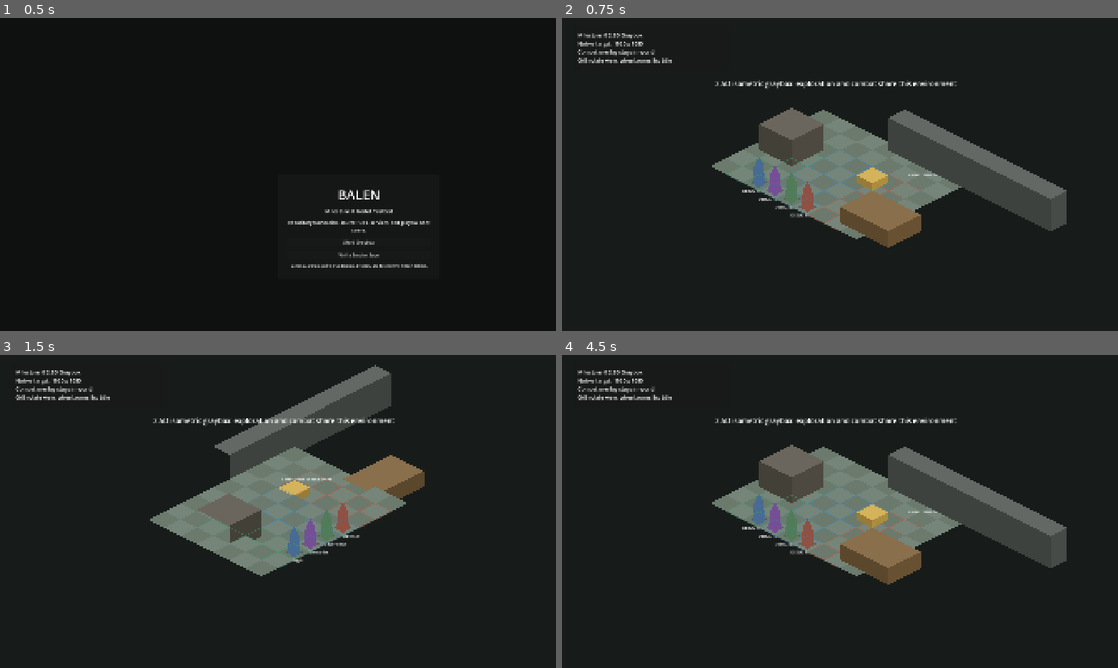
Above: before the commit, frames 1-4 (two rows, left to right).
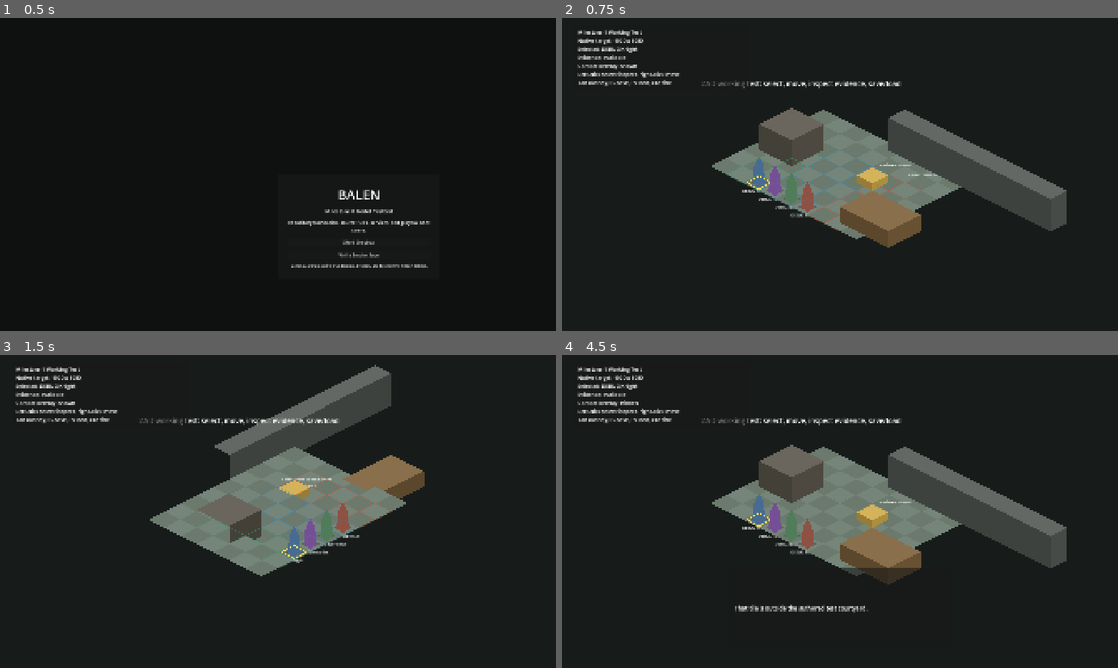
Above: after the commit, the same moments.

Repository: NovakNaumann/balen
Game: Godot game, scene res://scenes/ui/title_screen.tscn
The game is run twice, just before and just after one commit, with the same random seed, the same clock (stepped at 60 frames per second) and the same inputs.
Inputs (mouse positions are in pixels of both pictures, inside the frame that each line leads up to):
- Up to frame 1 (0.5 s): no input
- Up to frame 2 (0.75 s): click "Start Graybox" at 0.5 s
- Up to frame 3 (1.5 s): tap Enter at 1.25 s; move the mouse to (400, 495) at 1.27 s; tap Q (camera_rotate_left) at 1.35 s; click (400, 495) at 1.42 s
- Up to frame 4 (4.5 s): tap E (camera_rotate_right) at 1.55 s; tap Space at 2, 3.5 s; drag from (728, 527) to (812, 574) at 2.02 s; tap Enter at 2.75, 4.25 s; move the mouse to (895, 442) at 2.77 s; right-click (895, 442) at 2.85 s; click (895, 442) at 3.05 s; drag from (812, 574) to (673, 464) at 3.52 s; move the mouse to (1006, 558) at 4.27 s; tap Tab (toggle_combat_overlay, bound only after the commit) at 4.35 s; click (1006, 558) at 4.42 s

Frame 1 is identical in both runs. In frame 2, 1.9% of the frame differs, in the area x 2-71%, y 3-55%; in frame 3, 1.9%; in frame 4, 3.1%, in the area x 2-71%, y 3-83%.

Commit message:
Add first working exploration test

Diff:
--- a/balen/scripts/autoload/DebugService.gd
+++ b/balen/scripts/autoload/DebugService.gd
@@ -41,6 +41,9 @@
 	_ensure_mouse_action("zoom_out", MOUSE_BUTTON_WHEEL_DOWN)
 	_ensure_key_action("open_journal", KEY_J)
 	_ensure_key_action("open_inventory", KEY_I)
+	_ensure_key_action("toggle_combat_overlay", KEY_TAB)
+	_ensure_key_action("quick_save", KEY_F5)
+	_ensure_key_action("quick_load", KEY_F9)
 	_ensure_key_action("pause", KEY_ESCAPE)
 
 
--- a/balen/scripts/autoload/GameState.gd
+++ b/balen/scripts/autoload/GameState.gd
@@ -2,7 +2,7 @@
 
 const DEFAULT_DEBUG_SEED := 1517
 
-var content_build_version := "milestone_0"
+var content_build_version := "milestone_1_working_test"
 var debug_seed := DEFAULT_DEBUG_SEED
 var current_scene_path := "res://scenes/ui/title_screen.tscn"
 var party_runtime_state: Dictionary = {}
--- a/balen/scripts/testbeds/bootstrap_graybox.gd
+++ b/balen/scripts/testbeds/bootstrap_graybox.gd
@@ -3,22 +3,47 @@
 const TITLE_SCENE := "res://scenes/ui/title_screen.tscn"
 const DESIGN_RESOLUTION := Vector2(1920.0, 1080.0)
 const TILE_SIZE := Vector2(112.0, 56.0)
+const MOVE_SPEED_PIXELS := 340.0
+const FLOOR_HALF_EXTENTS := Vector2i(4, 3)
+const EVIDENCE_GRID := Vector2i(1, -1)
+
+const ACTOR_DEFINITIONS := [
+	{"id": "debug.knight", "name": "DEBUG Knight", "grid": Vector2i(-2, 3), "color": Color(0.28, 0.42, 0.58)},
+	{"id": "debug.runescribe", "name": "DEBUG Runescribe", "grid": Vector2i(-1, 3), "color": Color(0.46, 0.31, 0.59)},
+	{"id": "debug.slayer_scout", "name": "DEBUG Slayer-Scout", "grid": Vector2i(0, 3), "color": Color(0.32, 0.49, 0.35)},
+	{"id": "debug.fourth_slot", "name": "DEBUG Fourth Slot", "grid": Vector2i(1, 3), "color": Color(0.56, 0.32, 0.27)}
+]
 
 var _camera: Camera2D
 var _world_root: Node2D
+var _overlay_root: Node2D
+var _hud_label: Label
+var _dialog_panel: PanelContainer
+var _dialog_label: Label
+
 var _view_rotation_steps := 0
 var _zoom := 1.0
+var _combat_overlay_visible := true
+var _selected_actor_id := "debug.knight"
+var _evidence_collected := false
+var _actor_states: Dictionary = {}
+var _actor_nodes: Dictionary = {}
 
 
 func _ready() -> void:
 	GameState.current_scene_path = "res://scenes/testbeds/bootstrap_graybox.tscn"
+	_initialize_actor_states()
+	_restore_scene_state_from_game_state()
 	_build_scene()
 	_rebuild_world()
 	_build_overlay()
-
-
-func _process(_delta: float) -> void:
-	_handle_camera_input()
+	_refresh_hud()
+
+
+func _process(delta: float) -> void:
+	_handle_keyboard_input()
+	_handle_mouse_input()
+	_update_actor_motion(delta)
 
 
 func _build_scene() -> void:
@@ -38,30 +63,98 @@
 	_camera.name = "Native1080Camera2D"
 	_camera.enabled = true
 	_camera.position = Vector2.ZERO
+	_camera.zoom = Vector2(_zoom, _zoom)
 	add_child(_camera)
+
+
+func _initialize_actor_states() -> void:
+	for actor in ACTOR_DEFINITIONS:
+		var actor_id := str(actor.id)
+		if _actor_states.has(actor_id):
+			continue
+
+		var grid_position: Vector2i = actor.grid
+		_actor_states[actor_id] = {
+			"id": actor_id,
+			"display_name": str(actor.name),
+			"grid": grid_position,
+			"target_grid": grid_position,
+			"world_position": _iso(grid_position)
+		}
+
+
+func _restore_scene_state_from_game_state() -> void:
+	var scene_state: Dictionary = GameState.world_state.get("bootstrap_graybox", {})
+	if scene_state.is_empty():
+		_write_scene_state_to_game_state()
+		return
+
+	_selected_actor_id = str(scene_state.get("selected_actor_id", _selected_actor_id))
+	_combat_overlay_visible = bool(scene_state.get("combat_overlay_visible", _combat_overlay_visible))
+	_evidence_collected = bool(scene_state.get("evidence_collected", _evidence_collected))
+
+	var saved_actor_states: Dictionary = GameState.party_runtime_state.get("debug_party", {})
+	for actor_id in saved_actor_states.keys():
+		if not _actor_states.has(actor_id):
+			continue
+
+		var saved_state: Dictionary = saved_actor_states[actor_id]
+		var grid_position := _vector2i_from_array(saved_state.get("grid", []), _actor_states[actor_id].grid)
+		_actor_states[actor_id].grid = grid_position
+		_actor_states[actor_id].target_grid = grid_position
+		_actor_states[actor_id].world_position = _iso(grid_position)
+
+
+func _write_scene_state_to_game_state() -> void:
+	var saved_actor_states := {}
+	for actor_id in _actor_states.keys():
+		var actor_state: Dictionary = _actor_states[actor_id]
+		var grid_position: Vector2i = actor_state.grid
+		saved_actor_states[actor_id] = {
+			"grid": [grid_position.x, grid_position.y],
+			"selected": actor_id == _selected_actor_id
+		}
+
+	GameState.party_runtime_state["debug_party"] = saved_actor_states
+	GameState.evidence_state["testbed.ash_wool_sample"] = {
+		"collected": _evidence_collected,
+		"visibility": "public",
+		"provenance": "testbed.aethelgard_courtyard"
+	}
+	GameState.world_state["bootstrap_graybox"] = {
+		"selected_actor_id": _selected_actor_id,
+		"combat_overlay_visible": _combat_overlay_visible,
+		"evidence_collected": _evidence_collected
+	}
 
 
 func _rebuild_world() -> void:
 	for child in _world_root.get_children():
 		child.queue_free()
 
-	_add_diamond_floor(Vector2i(0, 0), Vector2i(9, 7), Color(0.42, 0.48, 0.43), "Aethelgard Courtyard")
+	_actor_nodes.clear()
+	_add_diamond_floor(Vector2i.ZERO, FLOOR_HALF_EXTENTS, Color(0.42, 0.48, 0.43), "Aethelgard Courtyard")
 	_add_isometric_block("North Wall Placeholder", Vector2i(0, -4), Vector2i(10, 1), 2.0, Color(0.34, 0.36, 0.34))
 	_add_isometric_block("Archive Block Placeholder", Vector2i(-4, -1), Vector2i(2, 2), 1.6, Color(0.37, 0.35, 0.31))
 	_add_isometric_block("Market Stall Placeholder", Vector2i(3, 1), Vector2i(3, 2), 1.0, Color(0.50, 0.39, 0.24))
-	_add_isometric_block("Evidence Marker", Vector2i(1, -1), Vector2i(1, 1), 0.45, Color(0.82, 0.68, 0.30))
+	_add_evidence_marker()
+
+	_overlay_root = Node2D.new()
+	_overlay_root.name = "SameSceneCombatOverlay"
+	_overlay_root.visible = _combat_overlay_visible
+	_world_root.add_child(_overlay_root)
 	_add_same_environment_combat_overlay(Vector2i(0, 1), Vector2i(7, 5))
 
-	_add_actor_marker("DEBUG Knight", Vector2i(-2, 3), Color(0.28, 0.42, 0.58))
-	_add_actor_marker("DEBUG Runescribe", Vector2i(-1, 3), Color(0.46, 0.31, 0.59))
-	_add_actor_marker("DEBUG Slayer-Scout", Vector2i(0, 3), Color(0.32, 0.49, 0.35))
-	_add_actor_marker("DEBUG Fourth Slot", Vector2i(1, 3), Color(0.56, 0.32, 0.27))
+	for actor in ACTOR_DEFINITIONS:
+		_add_actor_marker(str(actor.id), str(actor.name), actor.color)
 
 	var label := Label.new()
-	label.text = "2.5D isometric graybox: exploration and combat share this environment"
-	label.position = Vector2(-430.0, -330.0)
+	label.text = "2.5D working test: select, move, inspect evidence, save/load"
+	label.position = Vector2(-480.0, -330.0)
 	label.add_theme_font_size_override("font_size", 24)
 	_world_root.add_child(label)
+
+	_refresh_actor_visuals()
 
 
 func _build_overlay() -> void:
@@ -72,8 +165,8 @@
 	var panel := PanelContainer.new()
 	panel.anchor_left = 0.02
 	panel.anchor_top = 0.02
-	panel.anchor_right = 0.30
-	panel.anchor_bottom = 0.17
+	panel.anchor_right = 0.34
+	panel.anchor_bottom = 0.22
 	layer.add_child(panel)
 
 	var margin := MarginContainer.new()
@@ -83,20 +176,41 @@
 	margin.add_theme_constant_override("margin_bottom", 14)
 	panel.add_child(margin)
 
-	var label := Label.new()
-	label.text = "Milestone 0 2.5D Graybox\nNative target: 1920 x 1080\nCombat overlay stays in-world\nQ/E rotate view, wheel zoom, Esc title"
-	label.autowrap_mode = TextServer.AUTOWRAP_WORD_SMART
-	label.add_theme_font_size_override("font_size", 18)
-	margin.add_child(label)
-
-
-func _handle_camera_input() -> void:
+	_hud_label = Label.new()
+	_hud_label.autowrap_mode = TextServer.AUTOWRAP_WORD_SMART
+	_hud_label.add_theme_font_size_override("font_size", 18)
+	margin.add_child(_hud_label)
+
+	_dialog_panel = PanelContainer.new()
+	_dialog_panel.anchor_left = 0.30
+	_dialog_panel.anchor_top = 0.68
+	_dialog_panel.anchor_right = 0.70
+	_dialog_panel.anchor_bottom = 0.94
+	_dialog_panel.visible = false
+	layer.add_child(_dialog_panel)
+
+	var dialog_margin := MarginContainer.new()
+	dialog_margin.add_theme_constant_override("margin_left", 20)
+	dialog_margin.add_theme_constant_override("margin_top", 18)
+	dialog_margin.add_theme_constant_override("margin_right", 20)
+	dialog_margin.add_theme_constant_override("margin_bottom", 18)
+	_dialog_panel.add_child(dialog_margin)
+
+	_dialog_label = Label.new()
+	_dialog_label.autowrap_mode = TextServer.AUTOWRAP_WORD_SMART
+	_dialog_label.add_theme_font_size_override("font_size", 20)
+	dialog_margin.add_child(_dialog_label)
+
+
+func _handle_keyboard_input() -> void:
 	if Input.is_action_just_pressed("camera_rotate_left"):
 		_view_rotation_steps = wrapi(_view_rotation_steps - 1, 0, 4)
+		_snap_actor_world_positions_to_grid()
 		_rebuild_world()
 
 	if Input.is_action_just_pressed("camera_rotate_right"):
 		_view_rotation_steps = wrapi(_view_rotation_steps + 1, 0, 4)
+		_snap_actor_world_positions_to_grid()
 		_rebuild_world()
 
 	if Input.is_action_just_pressed("zoom_in"):
@@ -107,26 +221,150 @@
 		_zoom = maxf(0.75, _zoom - 0.1)
 		_camera.zoom = Vector2(_zoom, _zoom)
 
+	if Input.is_action_just_pressed("toggle_combat_overlay"):
+		_toggle_combat_overlay()
+
+	if Input.is_action_just_pressed("quick_save"):
+		_write_scene_state_to_game_state()
+		SaveService.save_game()
+		_show_dialog("Debug quick save written.\nActor positions, selected party member, evidence, and overlay state were stored.")
+
+	if Input.is_action_just_pressed("quick_load"):
+		if SaveService.load_game():
+			_restore_scene_state_from_game_state()
+			_snap_actor_world_positions_to_grid()
+			_rebuild_world()
+			_refresh_hud()
+			_show_dialog("Debug quick save loaded.\nThe working test restored scene state from SaveService.")
+		else:
+			_show_dialog("No debug quick save found yet. Press F5 after moving or inspecting evidence.")
+
 	if Input.is_action_just_pressed("pause"):
+		_write_scene_state_to_game_state()
 		GameState.current_scene_path = TITLE_SCENE
 		get_tree().change_scene_to_file(TITLE_SCENE)
 
 
-func _add_diamond_floor(origin: Vector2i, size: Vector2i, color: Color, node_name: String) -> void:
-	for x in range(origin.x - size.x / 2, origin.x + size.x / 2 + 1):
-		for y in range(origin.y - size.y / 2, origin.y + size.y / 2 + 1):
+func _handle_mouse_input() -> void:
+	if Input.is_action_just_pressed("select"):
+		var mouse_world := get_global_mouse_position()
+		if _try_select_actor(mouse_world):
+			return
+		if mouse_world.distance_to(_iso(EVIDENCE_GRID)) <= 46.0:
+			_collect_evidence()
+
+	if Input.is_action_just_pressed("move_command"):
+		var target_grid := _grid_from_world(get_global_mouse_position())
+		if _is_grid_walkable(target_grid):
+			_set_actor_target(_selected_actor_id, target_grid)
+		else:
+			_show_dialog("That tile is outside the authored test courtyard.")
+
+
+func _update_actor_motion(delta: float) -> void:
+	var any_moved := false
+	for actor_id in _actor_states.keys():
+		var actor_state: Dictionary = _actor_states[actor_id]
+		var target_position := _iso(actor_state.target_grid)
+		var world_position: Vector2 = actor_state.world_position
+		if world_position.distance_to(target_position) <= 1.0:
+			actor_state.world_position = target_position
+			actor_state.grid = actor_state.target_grid
+			continue
+
+		actor_state.world_position = world_position.move_toward(target_position, MOVE_SPEED_PIXELS * delta)
+		any_moved = true
+
+	if any_moved:
+		_refresh_actor_visuals()
+		_write_scene_state_to_game_state()
+
+
+func _try_select_actor(mouse_world: Vector2) -> bool:
+	var closest_actor_id := ""
+	var closest_distance := 99999.0
+	for actor_id in _actor_states.keys():
+		var actor_position: Vector2 = _actor_states[actor_id].world_position
+		var distance := mouse_world.distance_to(actor_position + Vector2(0.0, -35.0))
+		if distance < closest_distance:
+			closest_actor_id = actor_id
+			closest_distance = distance
+
+	if closest_actor_id != "" and closest_distance <= 52.0:
+		_selected_actor_id = closest_actor_id
+		_refresh_actor_visuals()
+		_write_scene_state_to_game_state()
+		_refresh_hud()
+		return true
+
+	return false
+
+
+func _set_actor_target(actor_id: String, target_grid: Vector2i) -> void:
+	if not _actor_states.has(actor_id):
+		return
+
+	_actor_states[actor_id].target_grid = target_grid
+	_show_dialog("%s moving to tile %s." % [_actor_states[actor_id].display_name, str(target_grid)])
+	_write_scene_state_to_game_state()
+
+
+func _collect_evidence() -> void:
+	_evidence_collected = true
+	_write_scene_state_to_game_state()
+	_refresh_hud()
+	_rebuild_world()
+	_show_dialog("Placeholder evidence: Ash on wool.\nVisibility: public testbed fact.\nThe sample suggests heat residue, but this debug scene does not identify a culprit.")
+
+
+func _toggle_combat_overlay() -> void:
+	_combat_overlay_visible = not _combat_overlay_visible
+	if _overlay_root != null:
+		_overlay_root.visible = _combat_overlay_visible
+	_write_scene_state_to_game_state()
+	_refresh_hud()
+
+
+func _refresh_hud() -> void:
+	if _hud_label == null:
+		return
+
+	var selected_name := str(_actor_states.get(_selected_actor_id, {}).get("display_name", _selected_actor_id))
+	var evidence_text := "collected" if _evidence_collected else "available"
+	var combat_text := "shown" if _combat_overlay_visible else "hidden"
+	_hud_label.text = "Milestone 1 Working Test\nNative target: 1920 x 1080\nSelected: %s\nEvidence: %s\nCombat overlay: %s\nLeft-click select/inspect, right-click move\nTab overlay, F5 save, F9 load, Esc title" % [selected_name, evidence_text, combat_text]
+
+
+func _show_dialog(text: String) -> void:
+	if _dialog_panel == null or _dialog_label == null:
+		return
+
+	_dialog_label.text = text
+	_dialog_panel.visible = true
+
+
+func _add_diamond_floor(origin: Vector2i, half_extents: Vector2i, color: Color, node_name: String) -> void:
+	for x in range(origin.x - half_extents.x, origin.x + half_extents.x + 1):
+		for y in range(origin.y - half_extents.y, origin.y + half_extents.y + 1):
 			var tile_position := _iso(Vector2i(x, y))
 			var tile := Polygon2D.new()
 			tile.name = "%s %d,%d" % [node_name, x, y]
-			tile.polygon = PackedVector2Array([
-				tile_position + Vector2(0.0, -TILE_SIZE.y * 0.5),
-				tile_position + Vector2(TILE_SIZE.x * 0.5, 0.0),
-				tile_position + Vector2(0.0, TILE_SIZE.y * 0.5),
-				tile_position + Vector2(-TILE_SIZE.x * 0.5, 0.0)
-			])
+			tile.polygon = _diamond(tile_position)
 			tile.color = color.lightened(0.08 if (x + y) % 2 == 0 else 0.0)
 			tile.z_index = int(tile_position.y)
 			_world_root.add_child(tile)
+
+
+func _add_evidence_marker() -> void:
+	var marker_color := Color(0.52, 0.52, 0.52) if _evidence_collected else Color(0.82, 0.68, 0.30)
+	_add_isometric_block("Evidence Marker", EVIDENCE_GRID, Vector2i(1, 1), 0.45, marker_color)
+
+	var tag := Label.new()
+	tag.text = "evidence: collected" if _evidence_collected else "evidence: inspect"
+	tag.position = _iso(EVIDENCE_GRID) + Vector2(26.0, -42.0)
+	tag.add_theme_font_size_override("font_size", 13)
+	tag.z_index = int(tag.position.y) + 20
+	_world_root.add_child(tag)
 
 
 func _add_isometric_block(node_name: String, origin: Vector2i, footprint: Vector2i, height_tiles: float, color: Color) -> void:
@@ -146,58 +384,102 @@
 	_add_polygon("%s TopFace" % node_name, top, color.lightened(0.08), int(corners[2].y) + 2)
 
 
-func _add_actor_marker(node_name: String, grid_position: Vector2i, color: Color) -> void:
-	var base := _iso(grid_position)
+func _add_actor_marker(actor_id: String, display_name: String, color: Color) -> void:
 	var shadow := Polygon2D.new()
-	shadow.name = "%s Shadow" % node_name
-	shadow.polygon = PackedVector2Array([
-		base + Vector2(0.0, -13.0),
-		base + Vector2(30.0, 0.0),
-		base + Vector2(0.0, 13.0),
-		base + Vector2(-30.0, 0.0)
-	])
+	shadow.name = "%s Shadow" % display_name
 	shadow.color = Color(0.0, 0.0, 0.0, 0.24)
-	shadow.z_index = int(base.y) + 3
 	_world_root.add_child(shadow)
 
 	var body := Polygon2D.new()
-	body.name = node_name
-	body.polygon = PackedVector2Array([
-		base + Vector2(-22.0, 4.0),
-		base + Vector2(-16.0, -60.0),
-		base + Vector2(0.0, -90.0),
-		base + Vector2(16.0, -60.0),
-		base + Vector2(22.0, 4.0),
-		base + Vector2(0.0, 18.0)
-	])
+	body.name = display_name
 	body.color = color
-	body.z_index = int(base.y) + 4
 	_world_root.add_child(body)
 
+	var selection := Line2D.new()
+	selection.name = "%s Selection" % display_name
+	selection.width = 3.0
+	selection.closed = true
+	selection.default_color = Color(1.0, 0.88, 0.35, 0.95)
+	_world_root.add_child(selection)
+
 	var label := Label.new()
-	label.text = node_name
-	label.position = base + Vector2(-58.0, 20.0)
+	label.text = display_name
 	label.add_theme_font_size_override("font_size", 13)
-	label.z_index = int(base.y) + 5
 	_world_root.add_child(label)
+
+	_actor_nodes[actor_id] = {
+		"shadow": shadow,
+		"body": body,
+		"selection": selection,
+		"label": label
+	}
+
+
+func _refresh_actor_visuals() -> void:
+	for actor_id in _actor_states.keys():
+		if not _actor_nodes.has(actor_id):
+			continue
+
+		var actor_state: Dictionary = _actor_states[actor_id]
+		var base: Vector2 = actor_state.world_position
+		var z := int(base.y) + 4
+		var nodes: Dictionary = _actor_nodes[actor_id]
+
+		var shadow: Polygon2D = nodes.shadow
+		shadow.polygon = PackedVector2Array([
+			base + Vector2(0.0, -13.0),
+			base + Vector2(30.0, 0.0),
+			base + Vector2(0.0, 13.0),
+			base + Vector2(-30.0, 0.0)
+		])
+		shadow.z_index = z
+
+		var body: Polygon2D = nodes.body
+		body.polygon = PackedVector2Array([
+			base + Vector2(-22.0, 4.0),
+			base + Vector2(-16.0, -60.0),
+			base + Vector2(0.0, -90.0),
+			base + Vector2(16.0, -60.0),
+			base + Vector2(22.0, 4.0),
+			base + Vector2(0.0, 18.0)
+		])
+		body.z_index = z + 1
+
+		var selection: Line2D = nodes.selection
+		selection.points = PackedVector2Array([
+			base + Vector2(0.0, -23.0),
+			base + Vector2(42.0, 0.0),
+			base + Vector2(0.0, 23.0),
+			base + Vector2(-42.0, 0.0)
+		])
+		selection.visible = actor_id == _selected_actor_id
+		selection.z_index = z + 2
+
+		var label: Label = nodes.label
+		label.position = base + Vector2(-58.0, 20.0)
+		label.z_index = z + 3
 
 
 func _add_same_environment_combat_overlay(origin: Vector2i, size: Vector2i) -> void:
 	for x in range(origin.x - size.x / 2, origin.x + size.x / 2 + 1):
 		for y in range(origin.y - size.y / 2, origin.y + size.y / 2 + 1):
+			var grid_position := Vector2i(x, y)
+			if not _is_grid_walkable(grid_position):
+				continue
+
 			var cell_color := Color(0.20, 0.55, 0.78, 0.34)
 			if x <= origin.x - 2:
 				cell_color = Color(0.23, 0.64, 0.42, 0.42)
 			elif x >= origin.x + 2:
 				cell_color = Color(0.78, 0.34, 0.28, 0.42)
-			_add_diamond_outline("Same Scene Combat Cell %d,%d" % [x, y], _iso(Vector2i(x, y)), cell_color)
+			_add_diamond_outline("Same Scene Combat Cell %d,%d" % [x, y], _iso(grid_position), cell_color)
 
 	var tag := Label.new()
 	tag.text = "same-scene combat layer"
 	tag.position = _iso(origin + Vector2i(2, -3)) + Vector2(12.0, -10.0)
 	tag.add_theme_font_size_override("font_size", 14)
 	tag.z_index = int(tag.position.y) + 20
-	_world_root.add_child(tag)
+	_overlay_root.add_child(tag)
 
 
 func _add_diamond_outline(node_name: String, center: Vector2, color: Color) -> void:
@@ -206,14 +488,9 @@
 	outline.width = 2.0
 	outline.closed = true
 	outline.default_color = color
-	outline.points = PackedVector2Array([
-		center + Vector2(0.0, -TILE_SIZE.y * 0.5),
-		center + Vector2(TILE_SIZE.x * 0.5, 0.0),
-		center + Vector2(0.0, TILE_SIZE.y * 0.5),
-		center + Vector2(-TILE_SIZE.x * 0.5, 0.0)
-	])
+	outline.points = _diamond(center)
 	outline.z_index = int(center.y) + 10
-	_world_root.add_child(outline)
+	_overlay_root.add_child(outline)
 
 
 func _add_polygon(node_name: String, points: PackedVector2Array, color: Color, z: int) -> void:
@@ -225,11 +502,37 @@
 	_world_root.add_child(polygon)
 
 
+func _diamond(center: Vector2) -> PackedVector2Array:
+	return PackedVector2Array([
+		center + Vector2(0.0, -TILE_SIZE.y * 0.5),
+		center + Vector2(TILE_SIZE.x * 0.5, 0.0),
+		center + Vector2(0.0, TILE_SIZE.y * 0.5),
+		center + Vector2(-TILE_SIZE.x * 0.5, 0.0)
+	])
+
+
+func _is_grid_walkable(grid_position: Vector2i) -> bool:
+	return abs(grid_position.x) <= FLOOR_HALF_EXTENTS.x and abs(grid_position.y) <= FLOOR_HALF_EXTENTS.y
+
+
+func _snap_actor_world_positions_to_grid() -> void:
+	for actor_id in _actor_states.keys():
+		var actor_state: Dictionary = _actor_states[actor_id]
+		actor_state.world_position = _iso(actor_state.grid)
+		actor_state.target_grid = actor_state.grid
+
+
 func _iso(grid_position: Vector2i) -> Vector2:
 	var rotated := _rotate_grid(grid_position)
 	var x := float(rotated.x - rotated.y) * TILE_SIZE.x * 0.5
 	var y := float(rotated.x + rotated.y) * TILE_SIZE.y * 0.5
 	return Vector2(x, y)
+
+
+func _grid_from_world(world_position: Vector2) -> Vector2i:
+	var rotated_x := (world_position.x / (TILE_SIZE.x * 0.5) + world_position.y / (TILE_SIZE.y * 0.5)) * 0.5
+	var rotated_y := (world_position.y / (TILE_SIZE.y * 0.5) - world_position.x / (TILE_SIZE.x * 0.5)) * 0.5
+	return _unrotate_grid(Vector2i(roundi(rotated_x), roundi(rotated_y)))
 
 
 func _rotate_grid(grid_position: Vector2i) -> Vector2i:
@@ -242,3 +545,26 @@
 			return Vector2i(grid_position.y, -grid_position.x)
 		_:
 			return grid_position
+
+
+func _unrotate_grid(grid_position: Vector2i) -> Vector2i:
+	match _view_rotation_steps:
+		1:
+			return Vector2i(grid_position.y, -grid_position.x)
+		2:
+			return Vector2i(-grid_position.x, -grid_position.y)
+		3:
+			return Vector2i(-grid_position.y, grid_position.x)
+		_:
+			return grid_position
+
+
+func _vector2i_from_array(value: Variant, fallback: Vector2i) -> Vector2i:
+	if typeof(value) != TYPE_ARRAY:
+		return fallback
+
+	var values: Array = value
+	if values.size() < 2:
+		return fallback
+
+	return Vector2i(int(values[0]), int(values[1]))
--- a/balen/scripts/tests/test_runner.gd
+++ b/balen/scripts/tests/test_runner.gd
@@ -12,6 +12,7 @@
 	_expect_file("res://scripts/autoload/SaveService.gd", failures)
 	_expect_file("res://scripts/autoload/DebugService.gd", failures)
 	_expect_file("res://source_data/voyage/source_manifest.json", failures)
+	_expect_external_file(ProjectSettings.globalize_path("res://../docs/2_5d_style_reference.md"), failures)
 
 	var registry_script: Variant = load("res://scripts/autoload/DataRegistry.gd")
 	if registry_script == null:
@@ -32,6 +33,24 @@
 		var save_data: Dictionary = game_state.to_save_data()
 		if save_data.get("debug_seed", 0) != 1517:
 			failures.append("GameState default debug seed must be 1517.")
+		if save_data.get("content_build_version", "") != "milestone_1_working_test":
+			failures.append("GameState content build version should identify the working test.")
+
+	var debug_service_script: Variant = load("res://scripts/autoload/DebugService.gd")
+	if debug_service_script == null:
+		failures.append("DebugService script failed to load.")
+	else:
+		var debug_service: Node = debug_service_script.new()
+		root.add_child(debug_service)
+		debug_service._ready()
+		for action_name in ["select", "move_command", "toggle_combat_overlay", "quick_save", "quick_load", "pause"]:
+			if not InputMap.has_action(action_name):
+				failures.append("Missing working-test input action: %s" % action_name)
+		debug_service.queue_free()
+
+	var graybox_scene: Variant = load("res://scenes/testbeds/bootstrap_graybox.tscn")
+	if graybox_scene == null:
+		failures.append("Bootstrap graybox scene failed to load.")
 
 	if failures.is_empty():
 		print("BALEN_TESTS_OK")
@@ -47,3 +66,8 @@
 func _expect_file(path: String, failures: Array[String]) -> void:
 	if not FileAccess.file_exists(path):
 		failures.append("Missing expected file: %s" % path)
+
+
+func _expect_external_file(path: String, failures: Array[String]) -> void:
+	if not FileAccess.file_exists(path):
+		failures.append("Missing expected file: %s" % path)
Not shown, changed: README.md
Not shown, changed: docs/testbed_change_log.md
